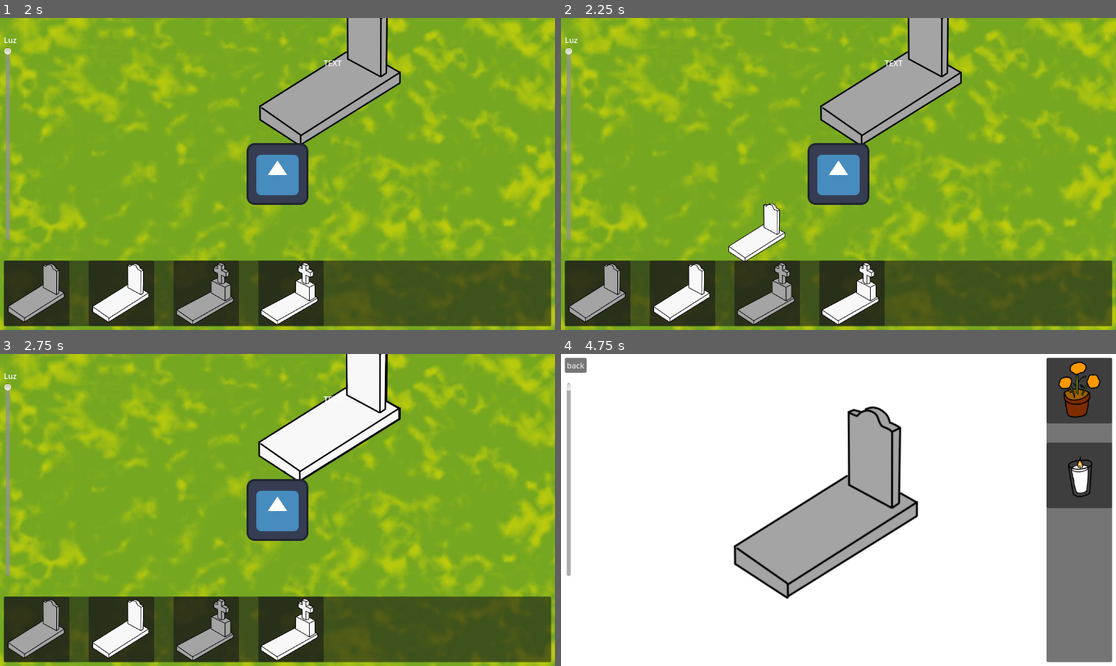
Above: before the commit, frames 1-4 (two rows, left to right).
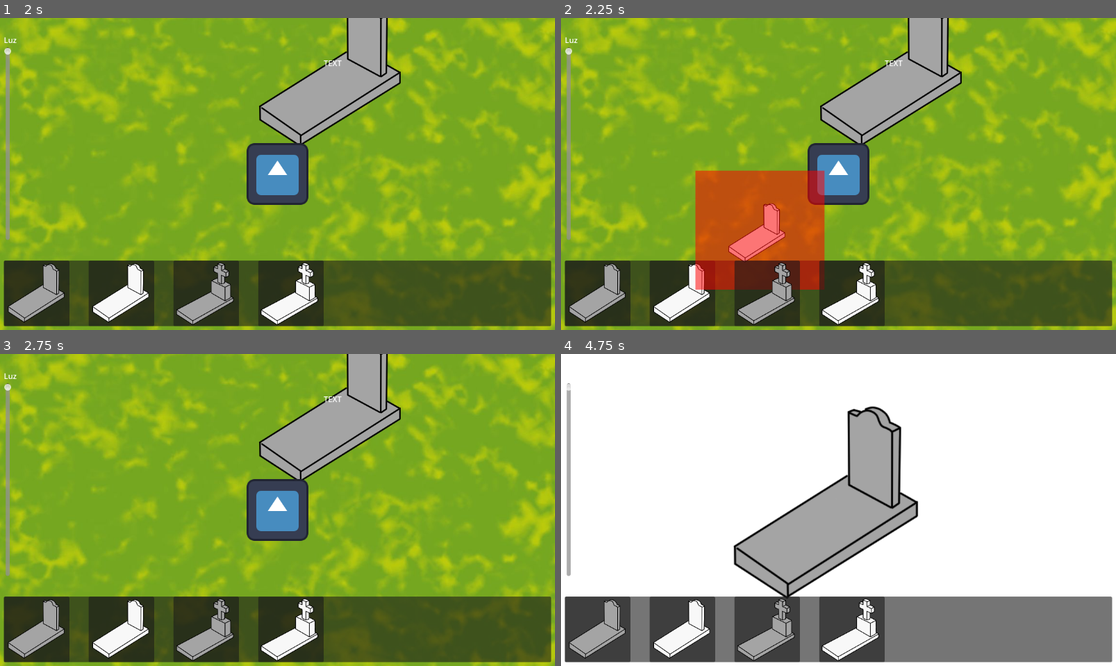
Above: after the commit, the same moments.

Repository: M0G1WARA/game-jam-2025
Game: Godot game, scene res://Scenes/MainMenu/main_menu.tscn
The game is run twice, just before and just after one commit, with the same random seed, the same clock (stepped at 60 frames per second) and the same inputs. The engine's default icon, where the game draws it, is replaced by a stand-in: a white triangle on a blue panel in a dark square.
Inputs (mouse positions are in pixels of both pictures, inside the frame that each line leads up to):
- Up to frame 1 (2 s): click "Jugar" at 0.5 s; tap Enter (ui_accept) at 1.25 s; drag from (38, 292) to (333, 105) at 1.27 s
- Up to frame 2 (2.25 s): drag from (683, 292) to (894, 105) at 2.02 s
- Up to frame 3 (2.75 s): no input
- Up to frame 4 (4.75 s): move the mouse to (766, 628) at 2.77 s; hold Right (ui_right) 2.78-3.5 s; click (766, 628) at 2.92 s; drag from (849, 628) to (755, 441) at 3.52 s; move the mouse to (1005, 556) at 4.27 s; hold Left (ui_left) from 4.28 s (still down); click (1005, 556) at 4.42 s; tap Enter (ui_accept) at 4.52 s

Frame 1 is identical in both runs. In frame 2, 8.7% of the frame differs, in the area x 24-48%, y 48-88%; in frame 3, 4.7%; in frame 4, 26%, in the area x 0-100%, y 1-99%.

Commit message:
Add Area2D

Diff:
--- a/Scenes/Grave/grave.tscn
+++ b/Scenes/Grave/grave.tscn
@@ -6,6 +6,10 @@
 [sub_resource type="RectangleShape2D" id="RectangleShape2D_hnudw"]
 
 [sub_resource type="CircleShape2D" id="CircleShape2D_jjkqu"]
+radius = 7.0
+
+[sub_resource type="CircleShape2D" id="CircleShape2D_hnudw"]
+radius = 16.0
 
 [node name="Grave" type="StaticBody2D"]
 script = ExtResource("1_hnudw")
@@ -27,12 +31,19 @@
 vframes = 2
 
 [node name="Label" type="Label" parent="."]
-visible = false
 offset_left = -19.0
 offset_top = -99.0
 offset_right = 21.0
 offset_bottom = -76.0
 text = "TEXT"
 
+[node name="Area2D2" type="Area2D" parent="."]
+collision_layer = 2
+collision_mask = 0
+
+[node name="CollisionShape2D" type="CollisionShape2D" parent="Area2D2"]
+scale = Vector2(16, 16)
+shape = SubResource("CircleShape2D_hnudw")
+
 [connection signal="body_entered" from="Area2D" to="." method="_on_area_2d_body_entered"]
 [connection signal="body_exited" from="Area2D" to="." method="_on_area_2d_body_exited"]
--- a/Scenes/ObjectPanel/object_panel.gd
+++ b/Scenes/ObjectPanel/object_panel.gd
@@ -12,6 +12,9 @@
 		$Graves.show()
 		$Graves.frame = frame_index
 		preview = $Graves.duplicate()
+		#preview.get_node("Area2D").set_collision_layer_value(1, true)
+		preview.get_node("Area2D/CollisionShape2D").disabled = false
+		preview.get_node("Area2D").set_collision_mask_value(2, true)
 
 	else:
 		$Elements.show()
@@ -31,15 +34,23 @@
 				if is_dragging:
 					is_dragging = false
 					preview.visible = false
-					var new_instance = scene_to_instance.instantiate()
-					if get_parent().get_parent().name == "HPanel":
+					if get_parent().get_parent().name == "HPanel" and preview.get_node("ColorRect").visible == false:
+						var new_instance = scene_to_instance.instantiate()
 						new_instance.global_position = get_viewport().get_canvas_transform().affine_inverse() * get_viewport().get_mouse_position()
 						new_instance.assign_image_by_id(frame_index)
 						get_parent().get_parent().get_parent().get_parent().get_parent().get_node("Node2D").add_child(new_instance)
 					else:
+						var new_instance = scene_to_instance.instantiate()
 						new_instance.global_position = get_global_mouse_position()
 						new_instance.assign_image_by_id(frame_index)
 						get_parent().get_parent().get_parent().get_parent().get_parent().get_node("Decoration").add_child(new_instance)
 
 	if event is InputEventMouseMotion and is_dragging:
 		preview.global_position = get_global_mouse_position()
+
+func _on_area_2d_area_entered(_area):
+	preview.get_node("ColorRect").show()
+
+
+func _on_area_2d_area_exited(_area):
+	preview.get_node("ColorRect").hide()
--- a/Scenes/ObjectPanel/object_panel.tscn
+++ b/Scenes/ObjectPanel/object_panel.tscn
@@ -1,8 +1,10 @@
-[gd_scene load_steps=4 format=3 uid="uid://dlful4wtjgk0l"]
+[gd_scene load_steps=5 format=3 uid="uid://dlful4wtjgk0l"]
 
 [ext_resource type="Script" uid="uid://b33q3jqv705jl" path="res://Scenes/ObjectPanel/object_panel.gd" id="1_yenqj"]
 [ext_resource type="Texture2D" uid="uid://cmbrhy6nimsqx" path="res://Assets/Images/graves.png" id="3_c4w30"]
 [ext_resource type="Texture2D" uid="uid://badv2qwkjdhjk" path="res://Assets/Images/elements.png" id="3_yenqj"]
+
+[sub_resource type="CircleShape2D" id="CircleShape2D_yenqj"]
 
 [node name="ObjectPanel" type="Panel"]
 custom_minimum_size = Vector2(136, 136)
@@ -19,11 +21,31 @@
 vframes = 4
 
 [node name="Graves" type="Sprite2D" parent="."]
-visible = false
 position = Vector2(58, 63)
 scale = Vector2(0.4, 0.4)
 texture = ExtResource("3_c4w30")
 hframes = 2
 vframes = 2
 
+[node name="ColorRect" type="ColorRect" parent="Graves"]
+visible = false
+offset_left = -297.5
+offset_top = -312.5
+offset_right = 372.49994
+offset_bottom = 304.99994
+color = Color(1, 0, 0, 0.5294118)
+
+[node name="Area2D" type="Area2D" parent="Graves"]
+position = Vector2(-144.99998, -157.49998)
+scale = Vector2(2.4999998, 2.4999998)
+collision_mask = 0
+
+[node name="CollisionShape2D" type="CollisionShape2D" parent="Graves/Area2D"]
+position = Vector2(63.999996, 70.99999)
+scale = Vector2(20, 20)
+shape = SubResource("CircleShape2D_yenqj")
+disabled = true
+
 [connection signal="gui_input" from="." to="." method="_on_gui_input"]
+[connection signal="area_entered" from="Graves/Area2D" to="." method="_on_area_2d_area_entered"]
+[connection signal="area_exited" from="Graves/Area2D" to="." method="_on_area_2d_area_exited"]
Not shown: 1 places in Scenes/Grave/grave.tscn that only renumber resources
